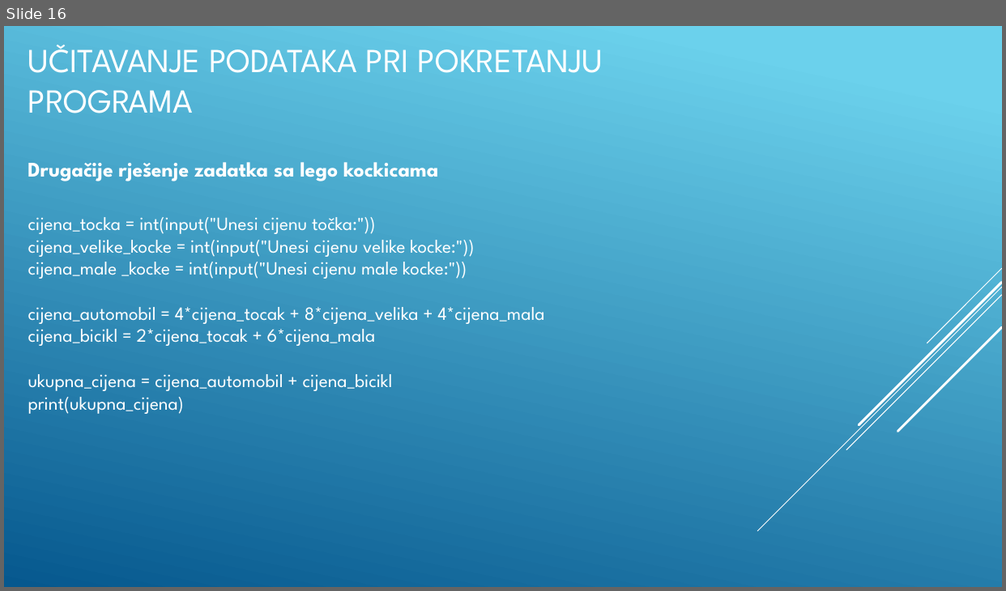
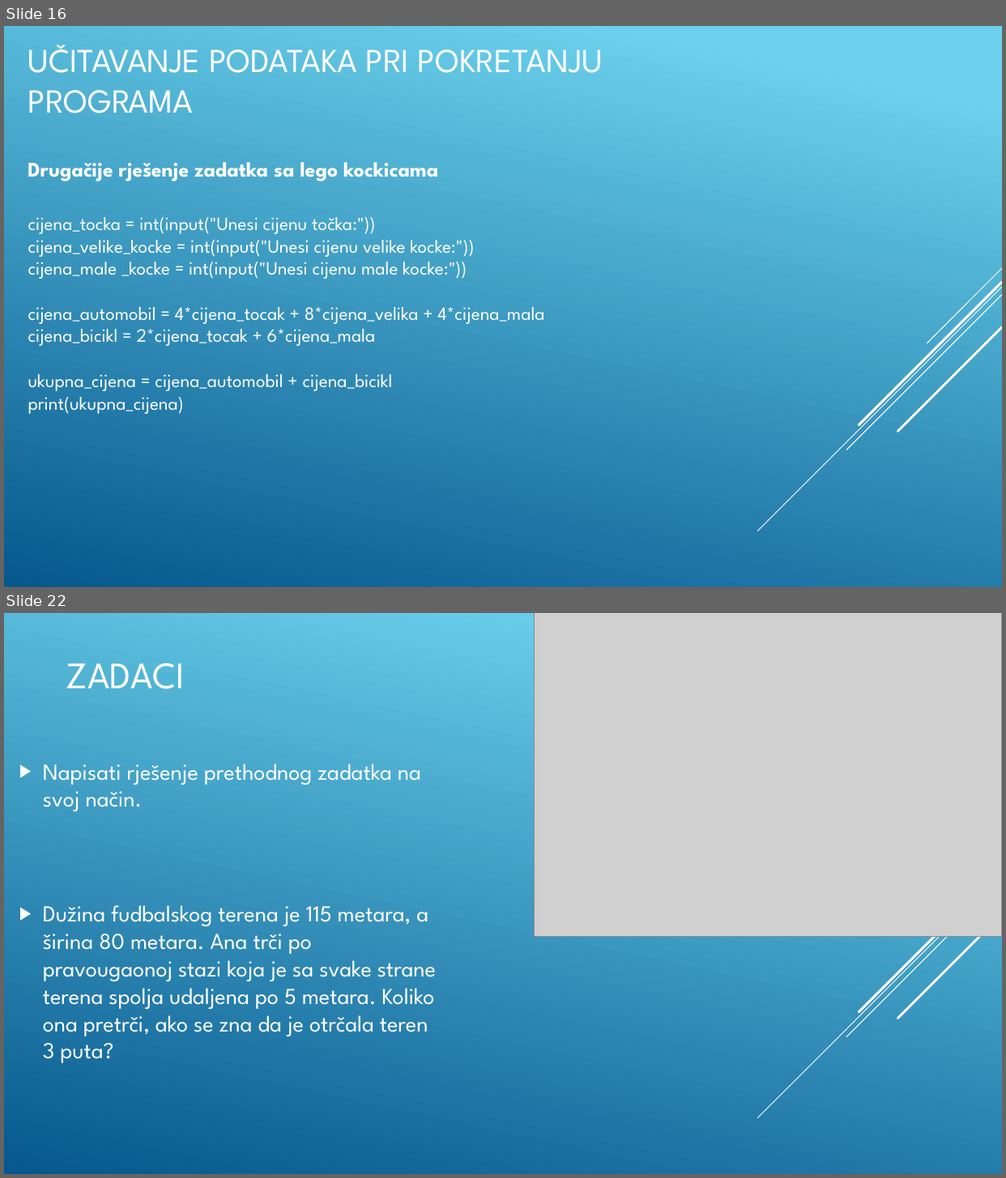
Before and after one commit to BaDnja/Kursevi, a slide deck: Python/Python-Osnovni-kurs/Izracunavanje/1-Osnovne aritmeticke operacije i primjena/Prezentacija.pptx. Shown one above the other, each under a label of ours: slide 16 before the commit, slides 16 and 22 after it; the slides between them are not shown. The pictures are 1006x591 and 1006x1178 pixels, drawn with LibreOffice and Linux fonts; fonts in the diff are those of the drawing; grey boxes stand for pictures. Boxes give left, top, right and bottom in pixels: in the first picture for what was removed or moved away, otherwise in the second. Text is boxed around its words. In the diff, an @@ line names an element or a change of style, - is before the commit and + after.

```diff
--- a/Python/Python-Osnovni-kurs/Izracunavanje/1-Osnovne aritmeticke operacije i primjena/Prezentacija.pptx
+++ b/Python/Python-Osnovni-kurs/Izracunavanje/1-Osnovne aritmeticke operacije i primjena/Prezentacija.pptx
@@ slide 22 added at (4, 613, 1002, 1174), background gradient #6ED2EB to #06588E; not listed: 5 template elements that a slide beside it also shows @@
@@ picture added at (534, 613, 1002, 936) @@
@@ title added at (66, 663, 185, 689), 36 pt, text #FFFFFF @@
+ZADACI
@@ text added at (43, 764, 436, 1063), 22 pt, text #FFFFFF @@
+▶ Napisati rješenje prethodnog zadatka na svoj način.
+▶ Dužina fudbalskog terena je 115 metara, a širina 80 metara. Ana trči po pravougaonoj stazi koja je sa svake strane terena spolja udaljena po 5 metara. Koliko ona pretrči, ako se zna da je otrčala teren 3 puta?
```
Also in this commit, not shown: 3 slides changed, 6 other slides added, 3 other files.
